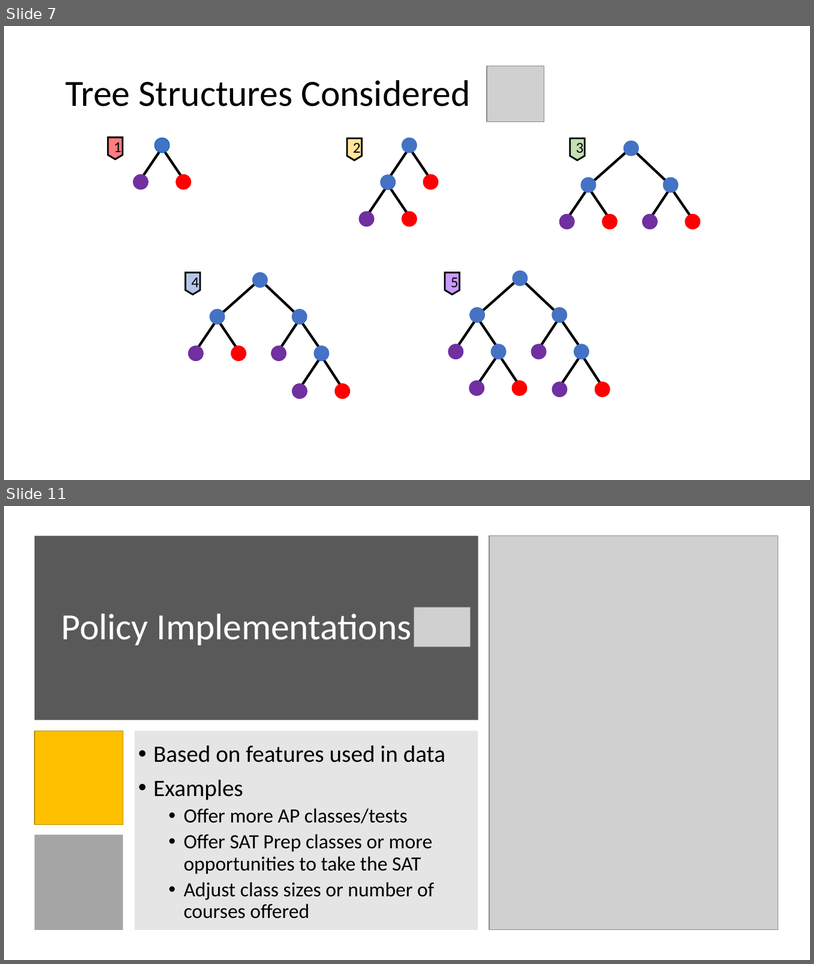
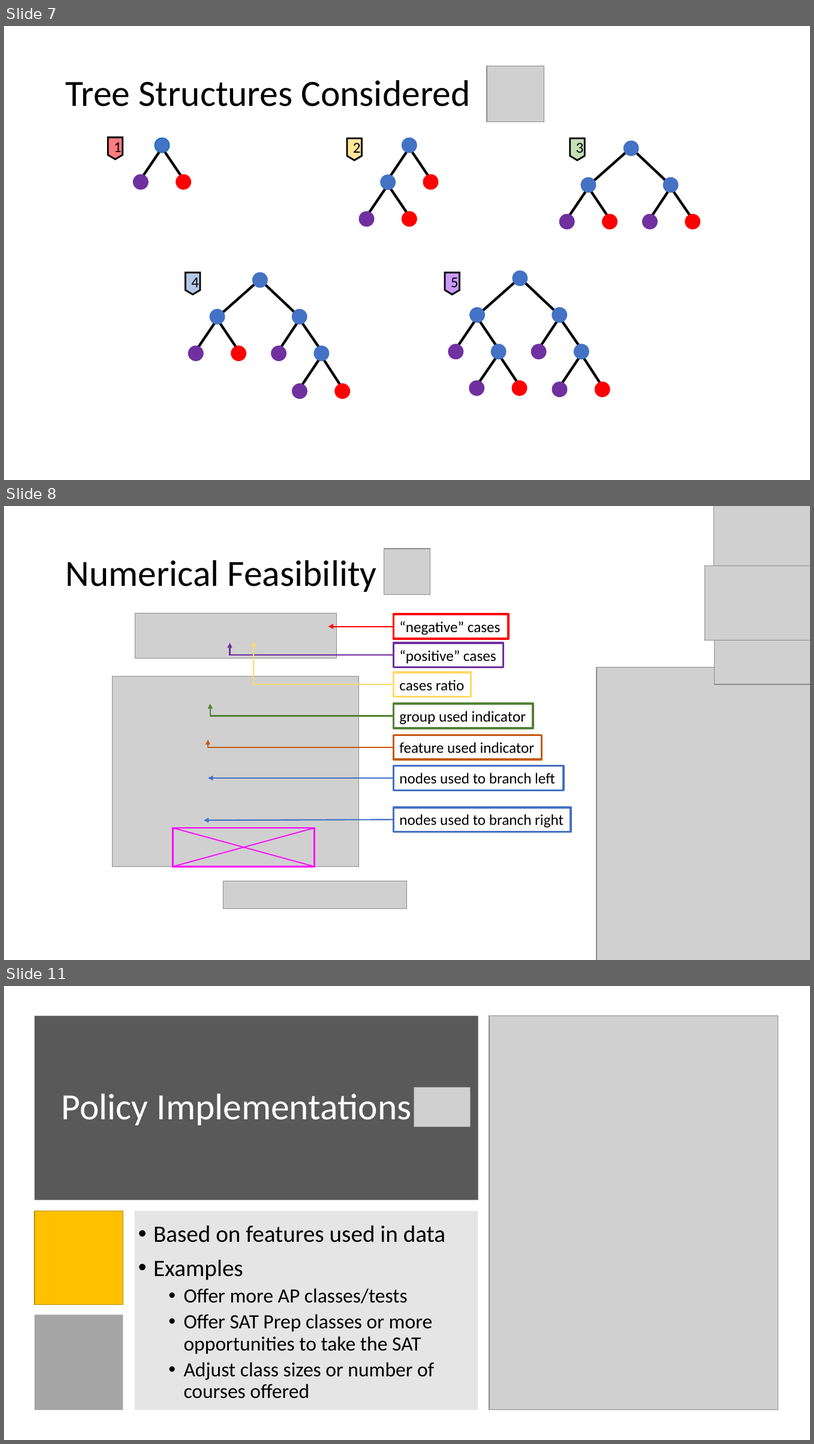
Before and after one commit to DillWithIt77/D2P-Spring-2021, a slide deck: Presentations/Trees Get Degrees_Full_Presentation.pptx. Shown one above the other, each under a label of ours: slides 7 and 11 before the commit, slides 7, 8 and 11 after it; the slides between them are not shown. The pictures are 814x964 and 814x1444 pixels, drawn with LibreOffice and Linux fonts; fonts in the diff are those of the drawing; grey boxes stand for pictures; background and template pictures are left out. Boxes give left, top, right and bottom in pixels: in the first picture for what was removed or moved away, otherwise in the second. Text is boxed around its words. In the diff, an @@ line names an element or a change of style, - is before the commit and + after.

```diff
--- a/Presentations/Trees Get Degrees_Full_Presentation.pptx
+++ b/Presentations/Trees Get Degrees_Full_Presentation.pptx
@@ slide 8 added at bbox=[4, 506, 810, 960], background #FFFFFF @@
@@ picture added at bbox=[714, 506, 810, 565] @@
@@ picture added at bbox=[384, 549, 431, 594] @@
@@ title added at bbox=[65, 560, 377, 592], 44 pt, text #000000 @@
+Numerical Feasibility
@@ picture added at bbox=[705, 566, 810, 640] @@
@@ picture added at bbox=[715, 609, 810, 684] @@
@@ group added at bbox=[112, 613, 571, 866]: 7 rectangles, 4 elbow arrows, 3 arrows, 2 pictures @@
+“positive” cases
+“negative” cases
+group used indicator
+feature used indicator
+nodes used to branch left
+nodes used to branch right
+cases ratio
@@ picture added at bbox=[597, 667, 810, 960] @@
@@ line added from (173, 867) to (315, 828), #FF00FF 1.25 pt @@
@@ rectangle added at bbox=[173, 828, 315, 867], outline #FF00FF 2 pt @@
@@ line added from (173, 828) to (315, 867), #FF00FF 1.25 pt @@
@@ picture added at bbox=[224, 881, 408, 908] @@
```
Also in this commit, not shown: 3 slides changed, 1 slide removed.
